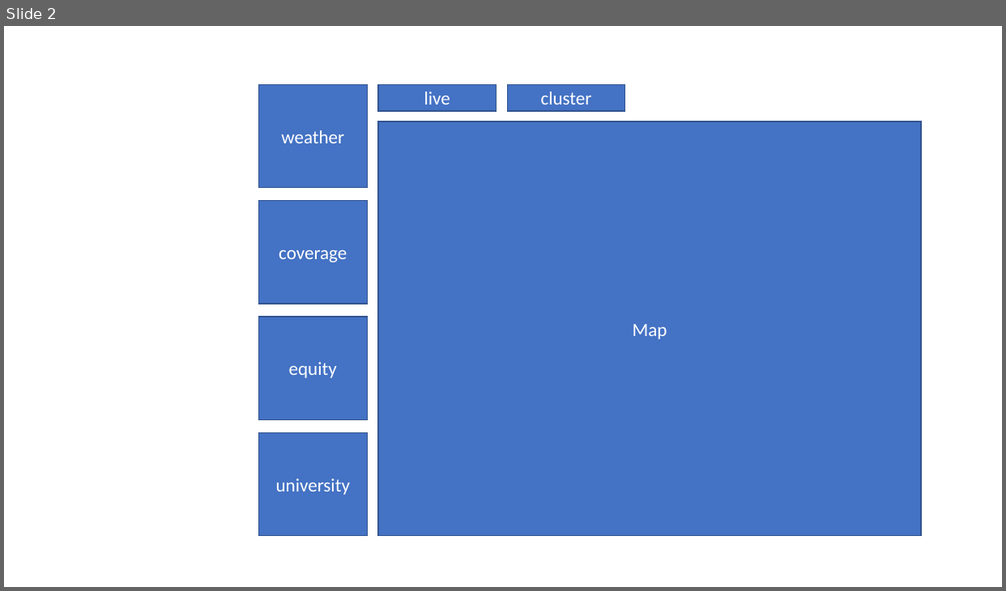
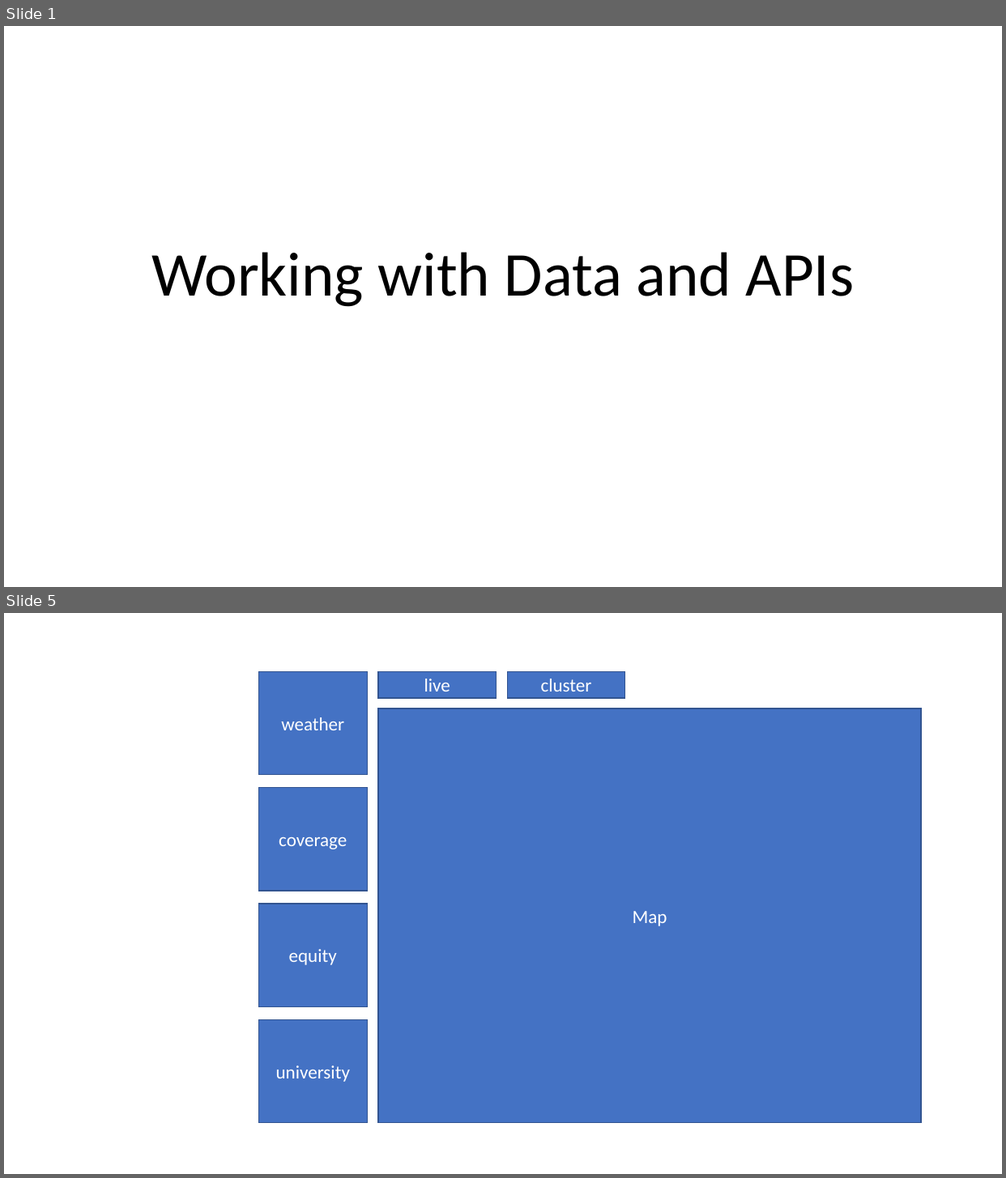
Before and after one commit to kevinclee26/dc_micro_mobo, a slide deck: assets/images/medium.pptx. Shown one above the other, each under a label of ours: slide 2 before the commit, slides 1 and 5 after it; the slides between them are not shown. The pictures are 1006x591 and 1006x1178 pixels, drawn with LibreOffice and Linux fonts; fonts in the diff are those of the drawing. Boxes give left, top, right and bottom in pixels: in the first picture for what was removed or moved away, otherwise in the second. Text is boxed around its words. In the diff, an @@ line names an element or a change of style, - is before the commit and + after.

```diff
--- a/assets/images/medium.pptx
+++ b/assets/images/medium.pptx
@@ slide 1 added at [4,26,1002,587], background #FFFFFF @@
@@ title added at [151,252,854,307], 60 pt, text #000000 @@
+Working with Data and APIs
@@ what was slide 2 is now slide 5 @@
```
Also in this commit, not shown: 3 other slides added, 1 slide removed, 3 other files.
